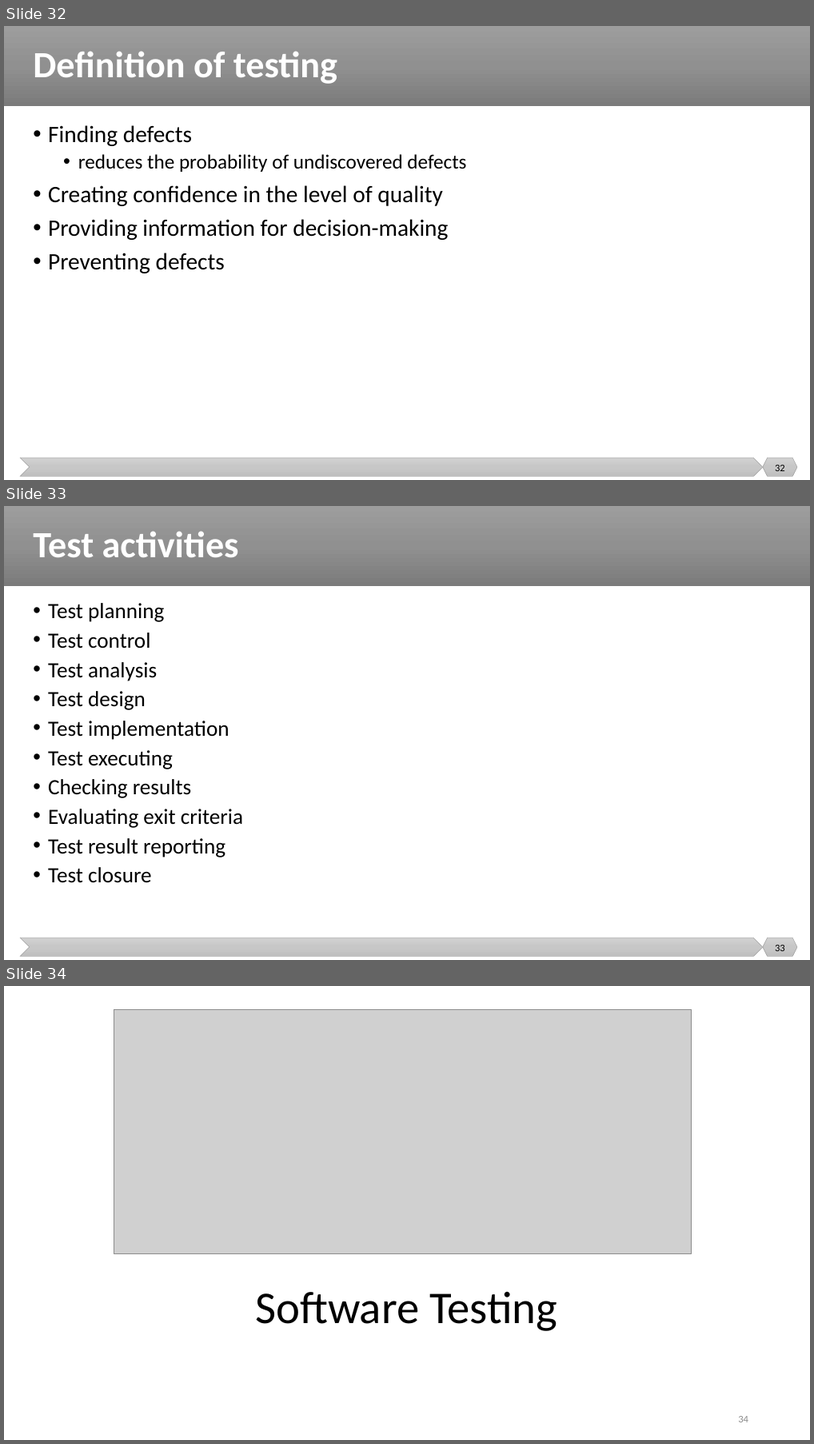
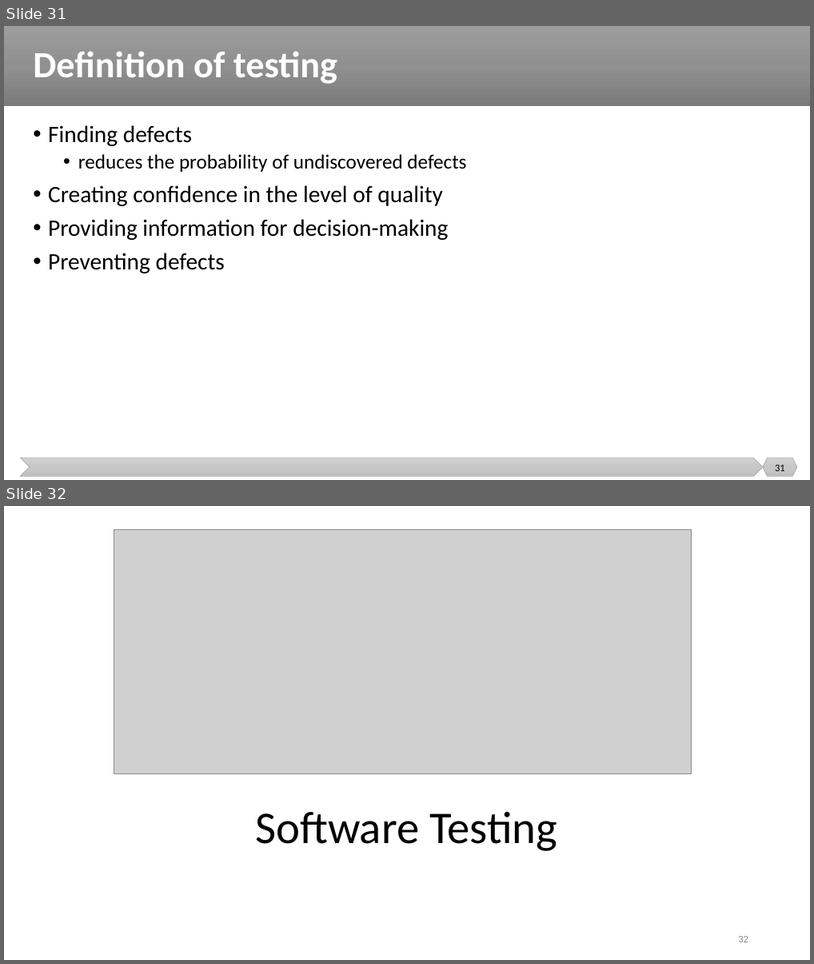
Before and after one commit to malenezi/malenezi, a slide deck: SE401/Lectures/1-Introduction/Introduction.pptx. Shown one above the other, each under a label of ours: slides 32, 33 and 34 before the commit, slides 31 and 32 after it. The pictures are 814x1444 and 814x964 pixels, drawn with LibreOffice and Linux fonts; fonts in the diff are those of the drawing; grey boxes stand for pictures. Boxes give left, top, right and bottom in pixels: in the first picture for what was removed or moved away, otherwise in the second. Text is boxed around its words. In the diff, an @@ line names an element or a change of style, - is before the commit and + after.

```diff
--- a/SE401/Lectures/1-Introduction/Introduction.pptx
+++ b/SE401/Lectures/1-Introduction/Introduction.pptx
@@ slide 33 removed at [4, 506, 810, 960], background #FFFFFF; not listed: 3 template elements that a slide beside it also shows @@
@@ title removed at [33, 531, 239, 557] @@
-Test activities
@@ text removed at [48, 603, 243, 883] @@
-• Test planning
-• Test control
-• Test analysis
-• Test design
-• Test implementation
-• Test executing
-• Checking results
-• Evaluating exit criteria
-• Test result reporting
-• Test closure
@@ page number removed at [775, 944, 786, 951] @@
-33
@@ what was slide 32 is now slide 31 @@
@@ page number at [775, 464, 786, 471]: text changed @@
-32
+31
@@ what was slide 34 is now slide 32 @@
@@ page number at [738, 936, 749, 942]: text changed @@
-34
+32
```
Also in this commit, not shown: 2 slides changed, 1 other file.
